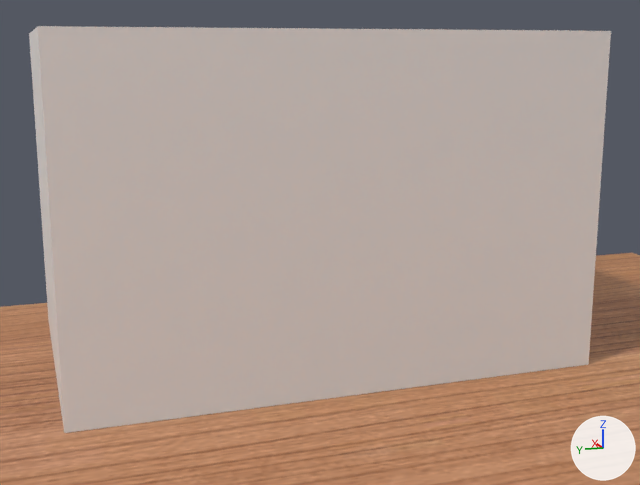
The Blender file BLENDER PROJECTS/flat_surface/flat_surface.blend as it was, and as the next commit left it.
Both versions are drawn from a 50 mm camera at (-1.89, 0.49, 1.89) aimed at (3.38, -1.3, 0.69). Arrows for +X, +Y and +Z are at lower right; the lights stay in place.

Before the edit, the objects in view are built like this:
```python
me_cube = bpy.data.meshes.new('Cube')
me_cube.from_pydata(...)  # a box spanning x -1.0..1.0, y -1.0..1.0, z -1.0..1.0
me_plane_001 = bpy.data.meshes.new('Plane.001')
me_plane_001.from_pydata(...)  # 4 vertices, 1 face; spans x -1.0..1.0, y -1.0..1.0, z 0.0
me_plane_001.materials.append(mat_material_017)  # picture img_024cb4c9894df2b015e9d80131b4f1ec
ob_cube = bpy.data.objects.new('Cube', me_cube)
ob_cube.location = (3.488, -1.187, 1.001)
ob_cube.scale = (1.0, 1.56, 1.0)
ob_plane = bpy.data.objects.new('Plane', me_plane_001)
ob_plane.location = (0.0, 0.0, 0.0)
ob_plane.scale = (5.0, 5.0, 7.9)
```
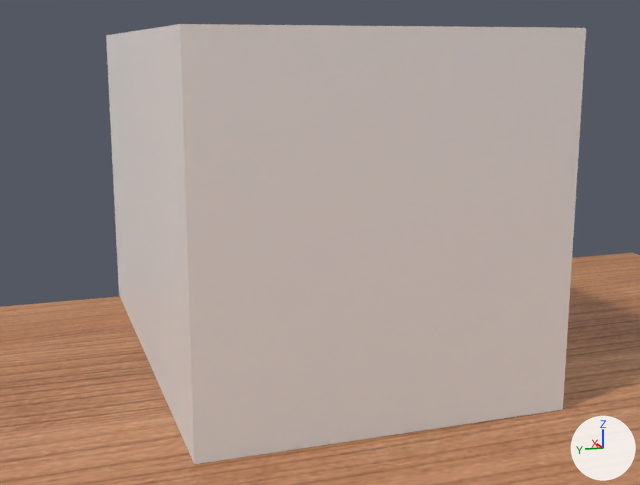
The change, as JSON lines over the scene's bpy script:
```json
{"op": "set", "path": "ob_cube.rotation_euler", "old": "(0.0, 0.0, 0.0)", "new": "(0.0, 0.0, 1.571)", "note": "degrees (0, 0, 0) -> degrees (0, 0, 90)"}
```

What differs and where, as boxes [x1, y1, x2, y2] in the pictures (640 x 485 px):
```json
{"object": "Cube", "change": "turned", "before": [29, 26, 611, 433], "after": [106, 24, 586, 464]}
```
